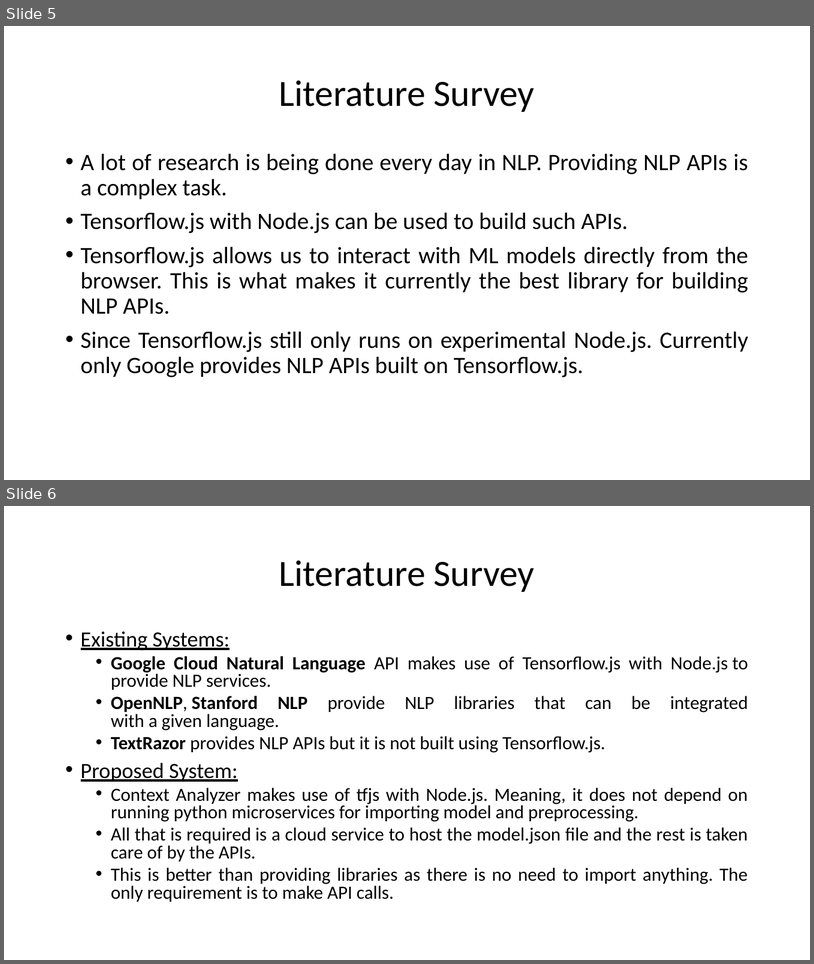
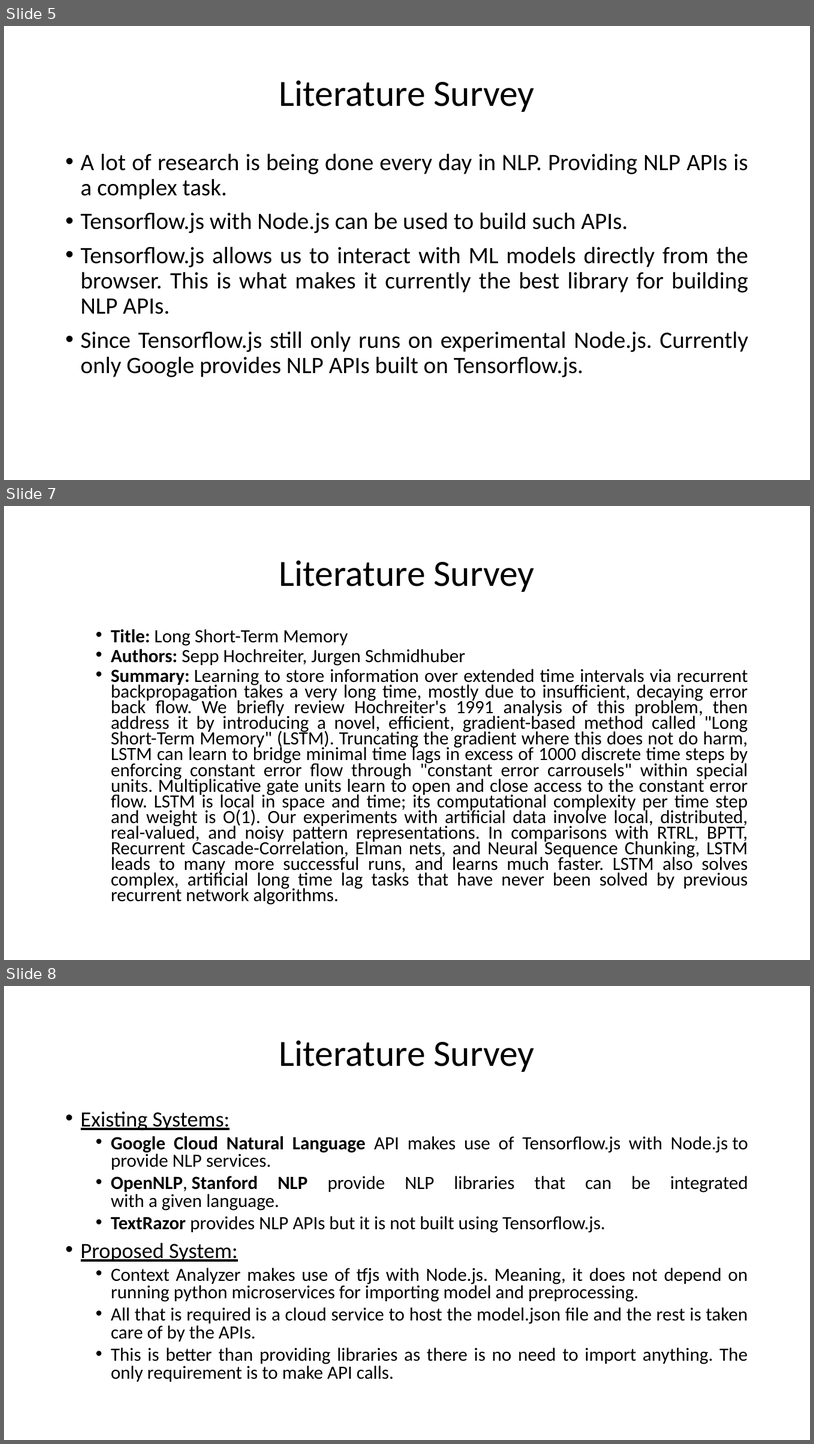
Before and after one commit to HarshaKy/text-classifier, a slide deck: docs/presentation/Presentation.pptx. Shown one above the other, each under a label of ours: slides 5 and 6 before the commit, slides 5, 7 and 8 after it; the slides between them are not shown. The pictures are 814x964 and 814x1444 pixels, drawn with LibreOffice and Linux fonts; fonts in the diff are those of the drawing. Boxes give left, top, right and bottom in pixels: in the first picture for what was removed or moved away, otherwise in the second. Text is boxed around its words. In the diff, an @@ line names an element or a change of style, - is before the commit and + after.

```diff
--- a/docs/presentation/Presentation.pptx
+++ b/docs/presentation/Presentation.pptx
@@ slide 7 added at [4,506,810,960], background #FFFFFF @@
@@ title added at [279,560,535,592], 44 pt, text #000000 @@
+Literature Survey
@@ text added at [111,629,749,904], 22.2 pt, text #000000 @@
+  • Title: Long Short-Term Memory
+  • Authors: Sepp Hochreiter, Jurgen Schmidhuber
+  • Summary: Learning to store information over extended time intervals via recurrent backpropagation takes a very long time, mostly due to insufficient, decaying error back flow. We briefly review Hochreiter's 1991 analysis of this problem, then address it by introducing a novel, efficient, gradient-based method called "Long Short-Term Memory" (LSTM). Truncating the gradient where this does not do harm, LSTM can learn to bridge minimal time lags in excess of 1000 discrete time steps by enforcing constant error flow through "constant error carrousels" within special units. Multiplicative gate units learn to open and close access to the constant error flow. LSTM is local in space and time; its computational complexity per time step and weight is O(1). Our experiments with artificial data involve local, distributed, real-valued, and noisy pattern representations. In comparisons with RTRL, BPTT, Recurrent Cascade-Correlation, Elman nets, and Neural Sequence Chunking, LSTM leads to many more successful runs, and learns much faster. LSTM also solves complex, artificial long time lag tasks that have never been solved by previous recurrent network algorithms.
@@ what was slide 6 is now slide 8 @@
```
Also in this commit, not shown: 3 slides changed, 2 other slides added, 1 other file.
